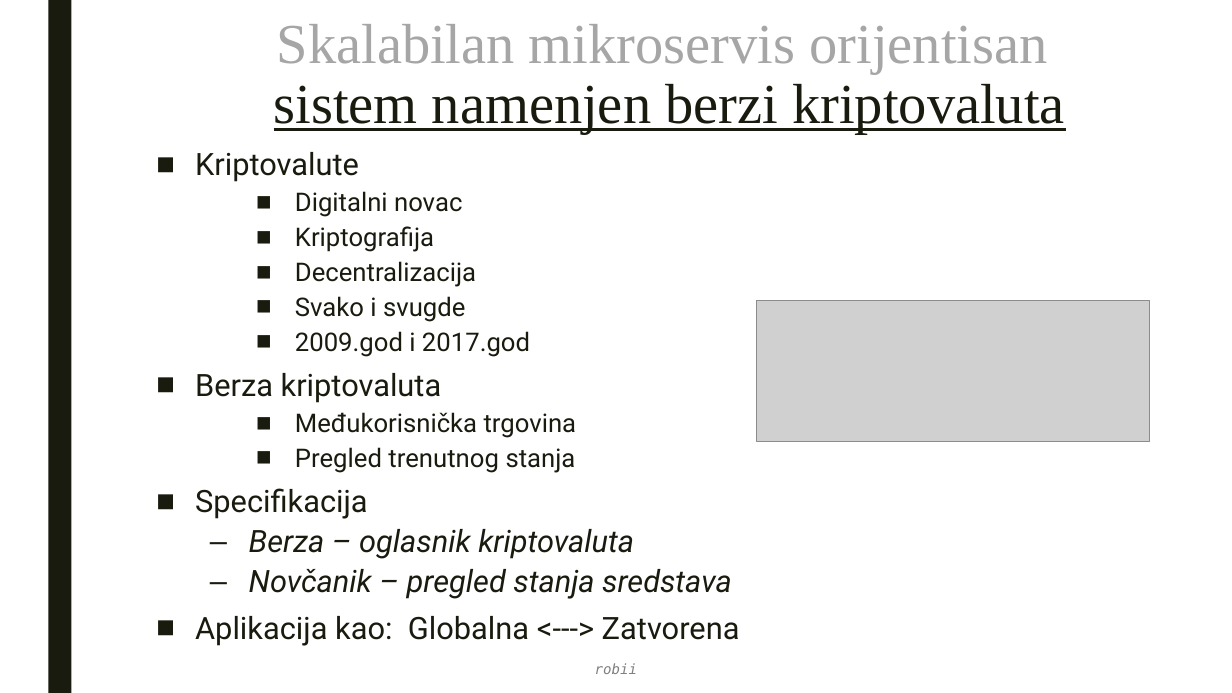
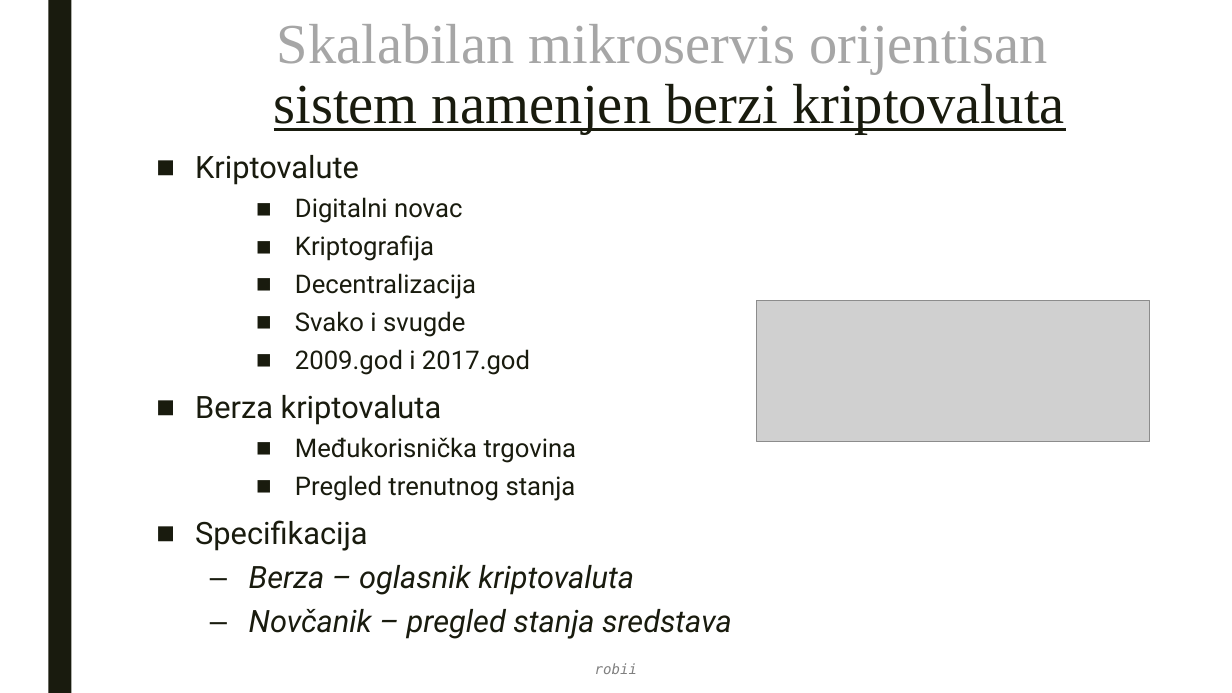
Before and after one commit to r081k45480/CryptOpher, a slide deck: slide 4 of diplomski_v1.1.pptx. Drawn at 1232x693 pixels with LibreOffice and Linux fonts; fonts in the diff are those of the drawing; grey boxes stand for pictures. Boxes give left, top, right and bottom in pixels: in the first picture for what was removed or moved away, otherwise in the second. Text is boxed around its words. In the diff, an @@ line names an element or a change of style, - is before the commit and + after.

```diff
--- a/diplomski_v1.1.pptx
+++ b/diplomski_v1.1.pptx
@@ text "Kriptovalute" at (195,155,732,639): line spacing 0.84 to 0.94 @@
@@ text at (195,616,740,646): paragraph removed @@
-■ Aplikacija kao: Globalna <---> Zatvorena
```
Also in this commit, not shown: 5 other slides changed.
